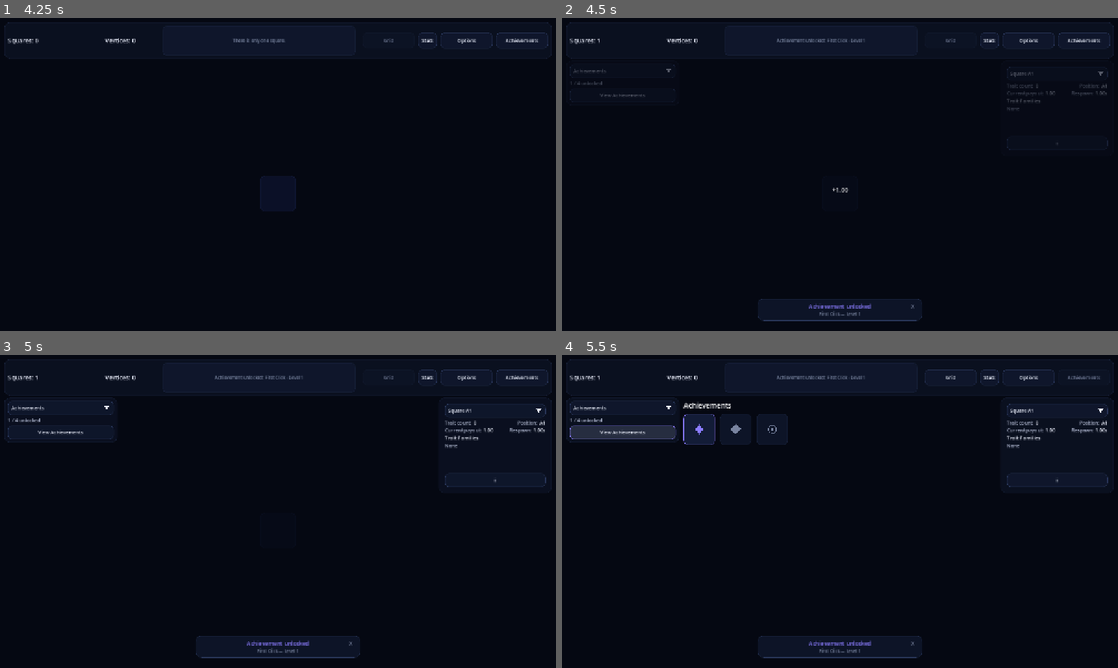
Above: before the commit, frames 1-4 (two rows, left to right).
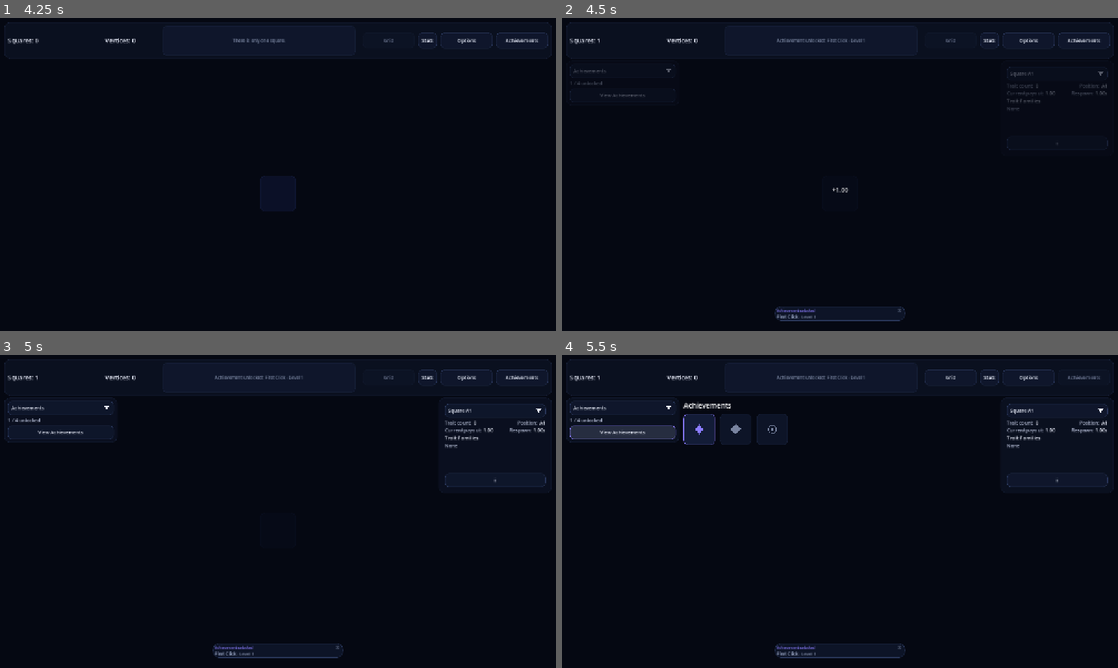
Above: after the commit, the same moments.

Repository: franciscoCapa27/Squared_2
Game: Godot game, scene res://scenes/main/Main.tscn
Same seed, same stepped clock (60 frames per second), same inputs: the game is played once before the commit and once after it.
Inputs (mouse positions are in pixels of both pictures, inside the frame that each line leads up to):
- Up to frame 1 (4.25 s): click "Stats" at 0.5 s; click "Options" at 1.25 s; click (200, 171) at 2.02 s; type "Alex" at 2.1 s; click (355, 171) at 2.25 s; type "Alex" at 2.33 s; click "Achievements" at 2.75 s; click "Grid" at 3.5 s
- Up to frame 2 (4.5 s): click (840, 193) at 4.25 s
- Up to frame 3 (5 s): no input
- Up to frame 4 (5.5 s): click "View Achievements" at 5 s

Frame 1 is identical in both runs. In frame 2, 0.4% of the frame differs, in the area x 35-65%, y 89-97%; in frame 3, 0.4%; in frame 4, 0.4%.

Commit message:
fix: resolve runtime UI wiring and prestige feedback

Diff:
--- a/squared-2/scenes/main/Main.tscn
+++ b/squared-2/scenes/main/Main.tscn
@@ -775,6 +775,7 @@
 layout_mode = 2
 
 [node name="RunUpgradesTitle" type="Button" parent="RootMargin/MainVBox/BodyHBox/RightPanel/RunUpgradesPanel/RunUpgradesMargin/RunUpgradesVBox" unique_id=2033131904 node_paths=PackedStringArray("content")]
+unique_name_in_owner = true
 layout_mode = 2
 size_flags_vertical = 0
 text = "Upgrades"
--- a/squared-2/scenes/ui/NotificationSystem.tscn
+++ b/squared-2/scenes/ui/NotificationSystem.tscn
@@ -18,9 +18,9 @@
 anchor_left = 0.5
 anchor_right = 0.5
 anchor_bottom = 1.0
-offset_left = -190.0
+offset_left = -150.0
 offset_top = 24.0
-offset_right = 190.0
+offset_right = 150.0
 offset_bottom = -24.0
 grow_horizontal = 2
 grow_vertical = 0
@@ -31,14 +31,14 @@
 [node name="NotificationTemplate" type="PanelContainer" parent="NotificationStack"]
 unique_name_in_owner = true
 visible = false
-custom_minimum_size = Vector2(380, 0)
+custom_minimum_size = Vector2(300, 0)
 layout_mode = 2
 mouse_filter = 2
 
 [node name="NotificationMargin" type="MarginContainer" parent="NotificationStack/NotificationTemplate"]
 layout_mode = 2
-theme_override_constants/margin_left = 4
-theme_override_constants/margin_right = 4
+theme_override_constants/margin_left = 2
+theme_override_constants/margin_right = 2
 mouse_filter = 2
 
 [node name="NotificationVBox" type="VBoxContainer" parent="NotificationStack/NotificationTemplate/NotificationMargin"]
@@ -51,28 +51,23 @@
 theme_override_constants/separation = 2
 mouse_filter = 2
 
-[node name="CloseSpacer" type="Control" parent="NotificationStack/NotificationTemplate/NotificationMargin/NotificationVBox/TitleRow"]
-custom_minimum_size = Vector2(20, 0)
-layout_mode = 2
-mouse_filter = 2
-
 [node name="NotificationTitle" type="Label" parent="NotificationStack/NotificationTemplate/NotificationMargin/NotificationVBox/TitleRow"]
 layout_mode = 2
 size_flags_horizontal = 3
 text = "Notification"
-horizontal_alignment = 1
+horizontal_alignment = 0
 vertical_alignment = 1
 
 [node name="CloseButton" type="Button" parent="NotificationStack/NotificationTemplate/NotificationMargin/NotificationVBox/TitleRow"]
-custom_minimum_size = Vector2(20, 20)
+custom_minimum_size = Vector2(16, 16)
 layout_mode = 2
 mouse_default_cursor_shape = 2
 text = "X"
 flat = true
 tooltip_text = "Dismiss notification"
 
-[node name="NotificationMessage" type="Label" parent="NotificationStack/NotificationTemplate/NotificationMargin/NotificationVBox"]
+[node name="NotificationMessage" type="RichTextLabel" parent="NotificationStack/NotificationTemplate/NotificationMargin/NotificationVBox"]
 layout_mode = 2
-text = ""
-horizontal_alignment = 1
-autowrap_mode = 2
+bbcode_enabled = true
+fit_content = true
+scroll_active = false
--- a/squared-2/scripts/ui/notification_system.gd
+++ b/squared-2/scripts/ui/notification_system.gd
@@ -39,12 +39,23 @@
 
 func _apply_notification_theme(notification_panel: PanelContainer) -> void:
 	var title_label: Label = notification_panel.get_node(TITLE_PATH) as Label
-	var message_label: Label = notification_panel.get_node(MESSAGE_PATH) as Label
+	var message_label: RichTextLabel = notification_panel.get_node(MESSAGE_PATH) as RichTextLabel
 	var close_button: Button = notification_panel.get_node(CLOSE_BUTTON_PATH) as Button
 
-	notification_panel.add_theme_stylebox_override("panel", ThemeSystem.make_elevated_panel_style())
+	notification_panel.add_theme_stylebox_override(
+		"panel",
+		ThemeLayoutHelper.compact_stylebox(
+			ThemeSystem.make_elevated_panel_style(),
+			2.0,
+			1.0
+		)
+	)
 	ThemeTextHelper.apply_card_title(title_label)
-	ThemeTextHelper.apply_detail_label(message_label)
+	title_label.add_theme_font_size_override(
+		"font_size",
+		ThemeSystem.get_compact_font_size("detail")
+	)
+	ThemeTextHelper.apply_detail_rich_text(message_label)
 	title_label.add_theme_color_override(
 		"font_color",
 		_get_kind_color(str(notification_panel.get_meta("notification_kind", "")))
@@ -72,7 +83,7 @@
 	var level: int = AchievementSystem.get_achievement_level(achievement_id)
 	_enqueue_notification(
 		"Achievement unlocked",
-		"%s — Level %s" % [achievement.display_name, NumberFormatter.integer_amount(level)],
+		"[b]%s[/b] - Level %s" % [achievement.display_name, NumberFormatter.integer_amount(level)],
 		"achievement"
 	)
 
@@ -85,9 +96,17 @@
 	square_title: String,
 	_previous_square_title: String
 ) -> void:
+	var rarity_color: String = ThemeTextHelper.get_rarity_color_hex(trait_rarity_display)
+	var family_color: String = ThemeTextHelper.get_trait_family_color_hex(trait_family_display)
 	_enqueue_notification(
 		"Trait acquired",
-		"%s — %s on %s" % [trait_rarity_display.capitalize(), trait_family_display, square_title],
+		"[color=%s][b]%s[/b][/color] [color=%s]%s[/color] on %s" % [
+			rarity_color,
+			trait_rarity_display.capitalize(),
+			family_color,
+			trait_family_display,
+			square_title,
+		],
 		"trait"
 	)
 
@@ -99,7 +118,7 @@
 
 	_enqueue_notification(
 		"Passive generator unlocked",
-		generator_instance.get_display_name(),
+		"[b]%s[/b]" % generator_instance.get_display_name(),
 		"passive"
 	)
 
@@ -121,7 +140,7 @@
 func _show_notification(notification: Dictionary) -> void:
 	var notification_panel: PanelContainer = notification_template.duplicate() as PanelContainer
 	var title_label: Label = notification_panel.get_node(TITLE_PATH) as Label
-	var message_label: Label = notification_panel.get_node(MESSAGE_PATH) as Label
+	var message_label: RichTextLabel = notification_panel.get_node(MESSAGE_PATH) as RichTextLabel
 	var close_button: Button = notification_panel.get_node(CLOSE_BUTTON_PATH) as Button
 	var notification_kind: String = str(notification.get("kind", ""))
 
--- a/squared-2/scripts/ui/passive_generator_card.gd
+++ b/squared-2/scripts/ui/passive_generator_card.gd
@@ -89,7 +89,7 @@
 
 	if generator_instance.level >= generator_instance.get_max_level():
 		upgrade_button.text = "Prestige - %s" % NumberFormatter.cost(float(generator_instance.get_prestige_cost()))
-		upgrade_button.disabled = upgrade_request_pending or not PassiveSystem.can_prestige_generator(generator_id)
+		upgrade_button.disabled = upgrade_request_pending
 	else:
 		upgrade_button.text = "Buy - %s" % NumberFormatter.cost(
 			float(generator_instance.get_next_level_cost())
@@ -207,6 +207,17 @@
 
 	var generator_instance: PassiveGeneratorInstance = PassiveSystem.get_generator_instance(generator_id)
 	if generator_instance != null and generator_instance.level >= generator_instance.get_max_level():
+		if not PassiveSystem.can_prestige_generator(generator_id):
+			var missing_squares: float = maxf(
+				0.0,
+				float(generator_instance.get_prestige_cost()) - GameState.squares
+			)
+			status_label.text = "%s\n[color=%s]Need %s more Squares to Prestige.[/color]" % [
+				_get_compact_description(generator_instance),
+				ThemeSystem.get_color("warning").to_html(false),
+				NumberFormatter.amount(missing_squares),
+			]
+			return
 		if PassiveSystem.prestige_generator(generator_id):
 			refresh()
 		return
